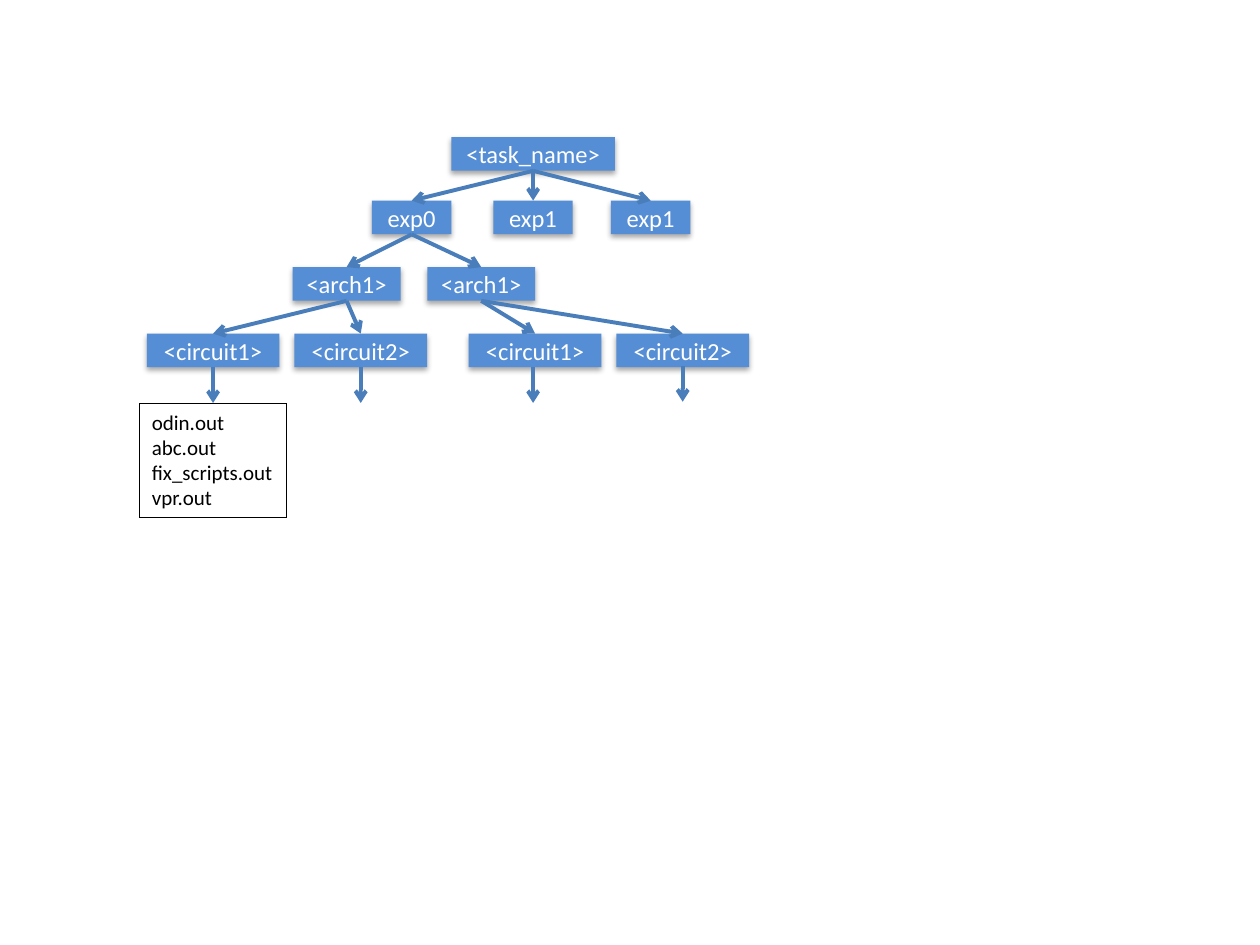
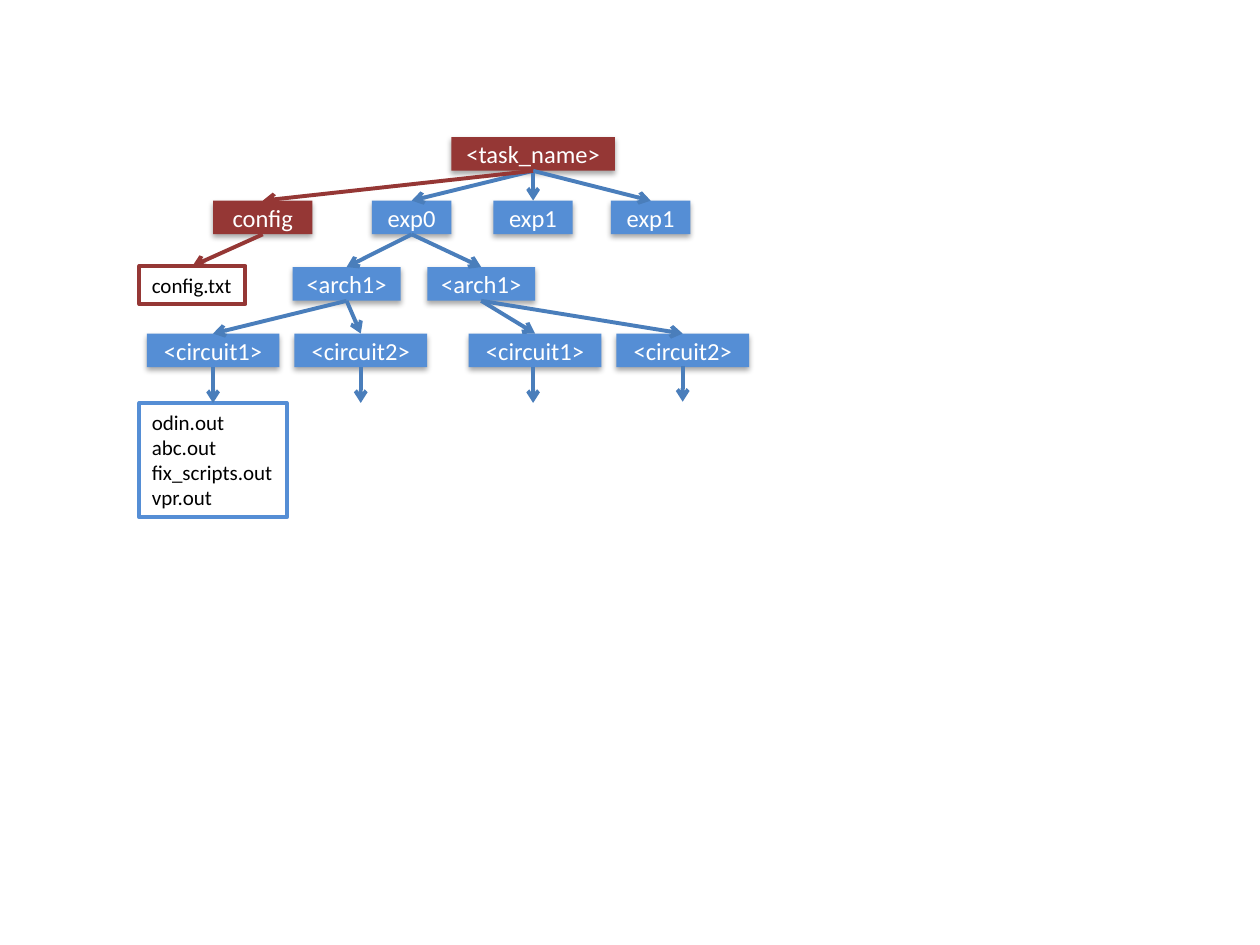
Before and after one commit to shenpeifu/vtr-verilog-to-routing, a slide deck: slide 2 of wiki/misc/wiki_diagrams.pptx. Drawn at 1260x945 pixels with LibreOffice and Linux fonts; fonts in the diff are those of the drawing. Boxes give left, top, right and bottom in pixels: in the first picture for what was removed or moved away, otherwise in the second. Text is boxed around its words. In the diff, an @@ line names an element or a change of style, - is before the commit and + after.

```diff
--- a/wiki/misc/wiki_diagrams.pptx
+++ b/wiki/misc/wiki_diagrams.pptx
@@ rectangle "<task_name>" at (451, 137, 615, 171): fill #558ED5 to #953735 @@
@@ arrow added from (533, 171) to (263, 200), #953735 2.25 pt @@
@@ rectangle added at (213, 200, 312, 234), fill #953735, 14 pt, text #FFFFFF @@
+config
@@ arrow added from (263, 234) to (193, 266), #953735 2.25 pt @@
@@ rectangle added at (140, 266, 246, 304), outline #953735 2.25 pt, 12 pt, text #000000 @@
+config.txt
@@ rectangle "odin.out" at (140, 403, 287, 518): outline #000000 0.75 pt to #558ED5 2.25 pt @@
```
